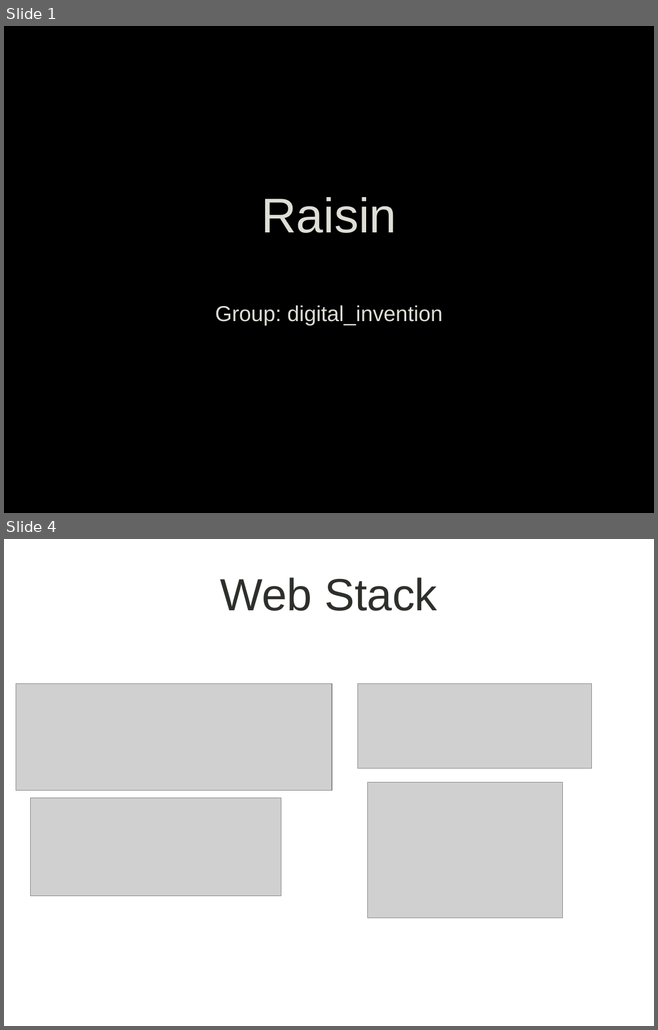
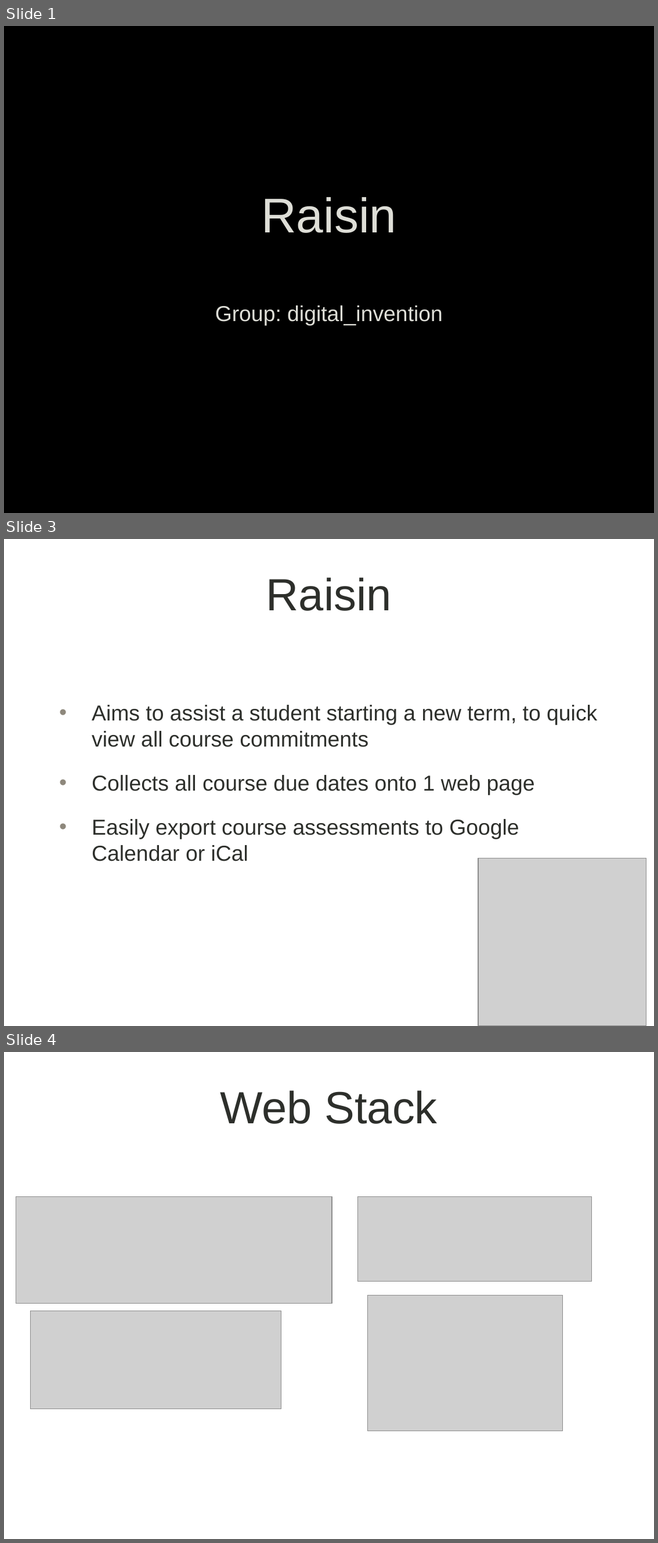
Before and after one commit to unsw-se2021/digital_invention, a slide deck: Deliverable3.pptx. Shown one above the other, each under a label of ours: slides 1 and 4 before the commit, slides 1, 3 and 4 after it; the slides between them are not shown. The pictures are 658x1030 and 658x1543 pixels, drawn with LibreOffice and Linux fonts; fonts in the diff are those of the drawing; grey boxes stand for pictures; background and template pictures are left out. Boxes give left, top, right and bottom in pixels: in the first picture for what was removed or moved away, otherwise in the second. Text is boxed around its words. In the diff, an @@ line names an element or a change of style, - is before the commit and + after.

Commit message:
Made edits.

```diff
--- a/Deliverable3.pptx
+++ b/Deliverable3.pptx
@@ slide 3 added at [4, 539, 654, 1026], background picture (left out) @@
@@ title added at [266, 577, 391, 611], 50 pt, text #2D2F2B @@
+Raisin
@@ text added at [92, 705, 597, 861], 24 pt, text #2D2F2B @@
+• Aims to assist a student starting a new term, to quick view all course commitments
+• Collects all course due dates onto 1 web page
+• Easily export course assessments to Google Calendar or iCal
@@ picture added at [477, 858, 646, 1026] @@
```
Also in this commit, not shown: 2 other slides added, 3 slides removed.
